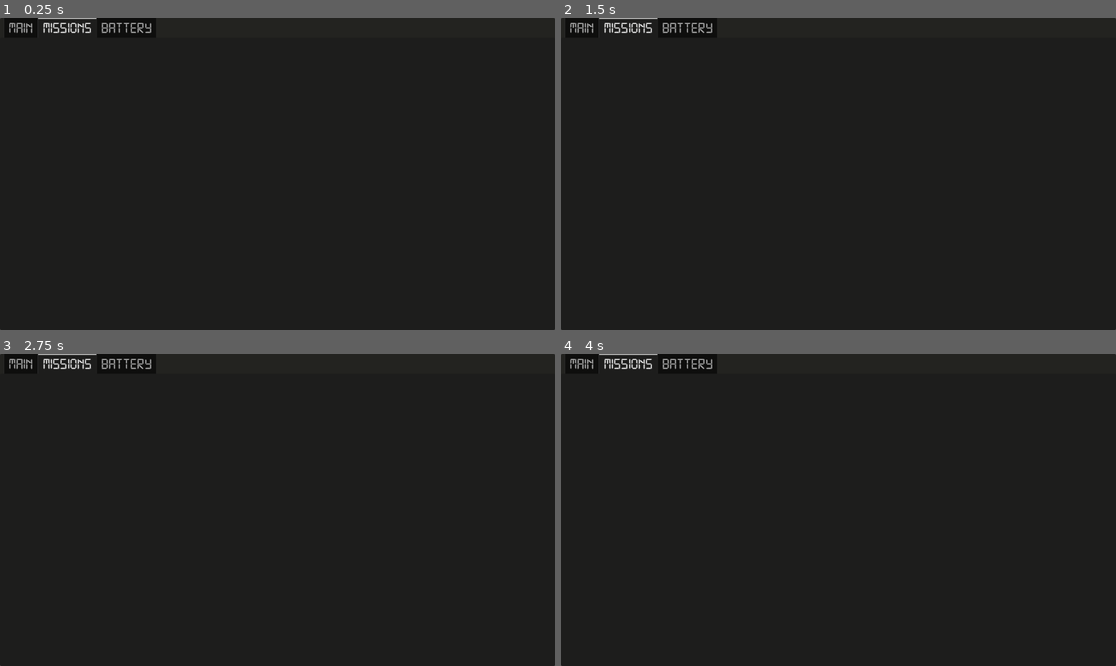
Above: before the commit, frames 1-4 (two rows, left to right).
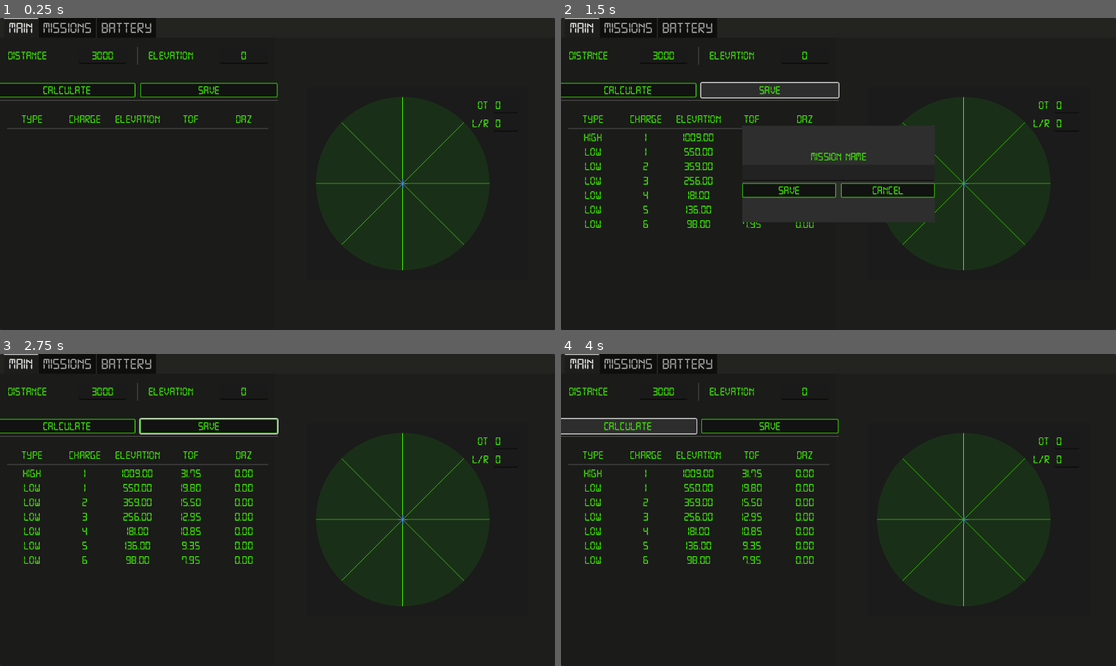
Above: after the commit, the same moments.

Repository: cparadis777/ArmaArtilleryPlanner
Game: Godot game, scene res://UI/main_ui.tscn
Same seed, same stepped clock (60 frames per second), same inputs: the game is played once before the commit and once after it.
Inputs (mouse positions are in pixels of both pictures, inside the frame that each line leads up to):
- Up to frame 1 (0.25 s): no input
- Up to frame 2 (1.5 s): click (627, 89) at 0.5 s, where only the run after the commit has a clickable "Calculate"; click (771, 89) at 1.25 s, where only the run after the commit has a clickable "Save"
- Up to frame 3 (2.75 s): click (227, 525) at 2 s, where only the run after the commit has a clickable "Save"
- Up to frame 4 (4 s): click (627, 425) at 2.75 s, where only the run after the commit has a clickable "Calculate"; click (627, 425) at 3.5 s, where only the run after the commit has a clickable "Calculate"

The runs differ from the first frame. In frame 1, 2.2% of the frame differs, in the area x 0-91%, y 0-81%; in frame 2, 3.6%; in frame 3, 3.8%; in frame 4, 3.7%.

Commit message:
Made the mission bank work, started working on some theme

Diff:
--- a/Resources/MainTheme.tres
+++ b/Resources/MainTheme.tres
@@ -1,6 +1,19 @@
-[gd_resource type="Theme" load_steps=17 format=3 uid="uid://dqk16k73qpqe2"]
+[gd_resource type="Theme" load_steps=18 format=3 uid="uid://dqk16k73qpqe2"]
 
 [ext_resource type="FontFile" uid="uid://j6t8p58ygufe" path="res://Resources/fonts/digital-7.ttf" id="1_8axgl"]
+
+[sub_resource type="StyleBoxFlat" id="StyleBoxFlat_f5rfs"]
+bg_color = Color(0.0705882, 0.0705882, 0.0705882, 1)
+border_width_left = 2
+border_width_top = 2
+border_width_right = 2
+border_width_bottom = 2
+border_color = Color(0.254902, 1, 0, 1)
+border_blend = true
+corner_radius_top_left = 2
+corner_radius_top_right = 2
+corner_radius_bottom_right = 2
+corner_radius_bottom_left = 2
 
 [sub_resource type="Image" id="Image_f5rfs"]
 data = {
@@ -180,6 +193,7 @@
 Button/colors/font_pressed_color = Color(0.254902, 1, 0, 1)
 Button/colors/icon_focus_color = Color(0.254902, 1, 0, 1)
 Button/font_sizes/font_size = 24
+Button/styles/normal = SubResource("StyleBoxFlat_f5rfs")
 HBoxContainer/constants/separation = 10
 Label/colors/font_color = Color(0.254902, 1, 0, 1)
 Label/font_sizes/font_size = 24
--- a/Script/resources/mission.gd
+++ b/Script/resources/mission.gd
@@ -6,3 +6,5 @@
 var solutions: Array
 var elevation: int
 var distance: int
+var ot_adjustment: int
+var lr_adjustment: int
--- /dev/null
+++ b/UI/MissionBank.tscn
@@ -0,0 +1,111 @@
+[gd_scene load_steps=4 format=3 uid="uid://dgxag3fgqemli"]
+
+[ext_resource type="Script" uid="uid://codr5gdtu2yvg" path="res://UI/missions_table.gd" id="1_ebw7p"]
+[ext_resource type="Script" uid="uid://q3yayjcpcd4v" path="res://UI/mission_bank.gd" id="1_ivsfc"]
+[ext_resource type="Script" uid="uid://cd6bpada0jmiy" path="res://UI/solutions_table.gd" id="2_jnkk0"]
+
+[node name="HBoxContainer" type="HBoxContainer"]
+alignment = 1
+script = ExtResource("1_ivsfc")
+
+[node name="VBoxContainer" type="VBoxContainer" parent="."]
+layout_mode = 2
+alignment = 1
+
+[node name="MissionTableHeader" type="HBoxContainer" parent="VBoxContainer"]
+layout_mode = 2
+alignment = 1
+
+[node name="Label" type="Label" parent="VBoxContainer/MissionTableHeader"]
+custom_minimum_size = Vector2(100, 0)
+layout_mode = 2
+text = "Name"
+horizontal_alignment = 1
+
+[node name="Label2" type="Label" parent="VBoxContainer/MissionTableHeader"]
+custom_minimum_size = Vector2(100, 0)
+layout_mode = 2
+text = "Distance"
+horizontal_alignment = 1
+
+[node name="Label3" type="Label" parent="VBoxContainer/MissionTableHeader"]
+custom_minimum_size = Vector2(100, 0)
+layout_mode = 2
+text = "Elevation"
+horizontal_alignment = 1
+
+[node name="Label4" type="Label" parent="VBoxContainer/MissionTableHeader"]
+custom_minimum_size = Vector2(100, 0)
+layout_mode = 2
+
+[node name="Label5" type="Label" parent="VBoxContainer/MissionTableHeader"]
+custom_minimum_size = Vector2(100, 0)
+layout_mode = 2
+
+[node name="HSeparator" type="HSeparator" parent="VBoxContainer"]
+layout_mode = 2
+
+[node name="MissionsTable" type="VBoxContainer" parent="VBoxContainer"]
+unique_name_in_owner = true
+layout_mode = 2
+size_flags_vertical = 2
+alignment = 1
+script = ExtResource("1_ebw7p")
+
+[node name="VSeparator" type="VSeparator" parent="."]
+layout_mode = 2
+size_flags_horizontal = 3
+
+[node name="VBoxContainer2" type="VBoxContainer" parent="."]
+layout_mode = 2
+size_flags_vertical = 3
+alignment = 1
+
+[node name="SolutionHeader" type="HBoxContainer" parent="VBoxContainer2"]
+layout_mode = 2
+alignment = 1
+
+[node name="Type" type="Label" parent="VBoxContainer2/SolutionHeader"]
+custom_minimum_size = Vector2(100, 0)
+layout_mode = 2
+text = "Type"
+horizontal_alignment = 1
+vertical_alignment = 1
+
+[node name="Charge" type="Label" parent="VBoxContainer2/SolutionHeader"]
+custom_minimum_size = Vector2(100, 0)
+layout_mode = 2
+text = "Charge"
+horizontal_alignment = 1
+vertical_alignment = 1
+
+[node name="Elevation" type="Label" parent="VBoxContainer2/SolutionHeader"]
+custom_minimum_size = Vector2(100, 0)
+layout_mode = 2
+text = "Elevation"
+horizontal_alignment = 1
+vertical_alignment = 1
+
+[node name="ToF" type="Label" parent="VBoxContainer2/SolutionHeader"]
+custom_minimum_size = Vector2(100, 0)
+layout_mode = 2
+text = "ToF"
+horizontal_alignment = 1
+vertical_alignment = 1
+
+[node name="dAz" type="Label" parent="VBoxContainer2/SolutionHeader"]
+custom_minimum_size = Vector2(100, 0)
+layout_mode = 2
+text = "dAZ"
+horizontal_alignment = 1
+vertical_alignment = 1
+
+[node name="HSeparator" type="HSeparator" parent="VBoxContainer2"]
+layout_mode = 2
+
+[node name="SolutionsTable" type="VBoxContainer" parent="VBoxContainer2"]
+unique_name_in_owner = true
+layout_mode = 2
+size_flags_vertical = 2
+alignment = 1
+script = ExtResource("2_jnkk0")
--- a/UI/MissionRow.tscn
+++ b/UI/MissionRow.tscn
@@ -7,12 +7,33 @@
 
 [node name="Name" type="Label" parent="."]
 unique_name_in_owner = true
+custom_minimum_size = Vector2(100, 0)
 layout_mode = 2
+horizontal_alignment = 1
 
 [node name="Distance" type="Label" parent="."]
 unique_name_in_owner = true
+custom_minimum_size = Vector2(100, 0)
 layout_mode = 2
+horizontal_alignment = 1
 
 [node name="Elevation" type="Label" parent="."]
 unique_name_in_owner = true
+custom_minimum_size = Vector2(100, 0)
 layout_mode = 2
+horizontal_alignment = 1
+
+[node name="SelectButton" type="Button" parent="."]
+unique_name_in_owner = true
+custom_minimum_size = Vector2(100, 0)
+layout_mode = 2
+text = "LOAD"
+
+[node name="DeleteButton" type="Button" parent="."]
+custom_minimum_size = Vector2(100, 0)
+layout_mode = 2
+theme_override_colors/font_color = Color(1, 0, 0, 1)
+text = "DELETE"
+
+[connection signal="pressed" from="SelectButton" to="." method="_on_select_button_pressed"]
+[connection signal="pressed" from="DeleteButton" to="." method="_on_delete_button_pressed"]
--- a/UI/main_ui.gd
+++ b/UI/main_ui.gd
@@ -14,8 +14,10 @@
 	%PieceSelect.clear()
 	for piece in self.pieces:
 		%PieceSelect.add_item(piece.name)
+
 	%PieceSelect.select(0)
 	self.active_piece = self.pieces[0]
+
 	Arty.simulate_shot(
 		self.active_shell.base_velocity * self.active_piece.charges[3],
 			PI / 4,
@@ -70,9 +72,11 @@
 
 func save_mission() -> void:
 	var popup = self.SavePopUp.instantiate()
+	self._on_calculate_pressed()
 	self.add_child(popup)
 	popup.create_mission.connect(self.create_mission)
 	popup.popup()
+
 
 func create_mission(name: String) -> void:
 	var mission = Mission.new()
@@ -80,5 +84,18 @@
 	mission.distance = int(%Distance.text)
 	mission.elevation = int(%Elevation.text)
 	mission.solutions = %SolutionsTable.current_solutions
+	mission.ot_adjustment = %Target.current_ot_adjustment
+	mission.lr_adjustment = %Target.current_lr_adjustment
 
-	%MissionsTable.add_mission(mission)
+	%MissionBank.add_mission(mission)
+
+func load_mission(mission: Mission) -> void:
+	%Distance.text = "%d" % (mission.distance)
+	%Elevation.text = "%d" % (mission.elevation)
+	%SolutionsTable.load_solutions(mission.solutions)
+	%Target.current_ot_adjustment = mission.ot_adjustment
+	%Target.current_lr_adjustment = mission.lr_adjustment
+
+
+func _on_mission_bank_mission_selected(mission: Mission) -> void:
+	self.load_mission(mission)
--- a/UI/main_ui.tscn
+++ b/UI/main_ui.tscn
@@ -8,7 +8,7 @@
 [ext_resource type="Script" uid="uid://cd6bpada0jmiy" path="res://UI/solutions_table.gd" id="4_g6vbv"]
 [ext_resource type="Theme" uid="uid://dqk16k73qpqe2" path="res://Resources/MainTheme.tres" id="4_pdhop"]
 [ext_resource type="PackedScene" uid="uid://d3qlum2yt1ahk" path="res://UI/Target.tscn" id="6_i5dfn"]
-[ext_resource type="Script" uid="uid://codr5gdtu2yvg" path="res://UI/missions_table.gd" id="9_gjj8c"]
+[ext_resource type="PackedScene" uid="uid://dgxag3fgqemli" path="res://UI/MissionBank.tscn" id="9_gjj8c"]
 
 [node name="MainUi" type="Control"]
 layout_mode = 3
@@ -42,10 +42,9 @@
 grow_vertical = 2
 theme = ExtResource("4_pdhop")
 theme_override_font_sizes/font_size = 32
-current_tab = 1
+current_tab = 0
 
 [node name="MAIN" type="MarginContainer" parent="Panel/TabContainer"]
-visible = false
 layout_mode = 2
 metadata/_tab_index = 0
 
@@ -201,17 +200,13 @@
 metadata/_edit_lock_ = true
 
 [node name="MISSIONS" type="MarginContainer" parent="Panel/TabContainer"]
+visible = false
 layout_mode = 2
 metadata/_tab_index = 1
 
-[node name="HBoxContainer" type="HBoxContainer" parent="Panel/TabContainer/MISSIONS"]
-layout_mode = 2
-alignment = 1
-
-[node name="MissionsTable" type="VBoxContainer" parent="Panel/TabContainer/MISSIONS/HBoxContainer"]
-unique_name_in_owner = true
-layout_mode = 2
-script = ExtResource("9_gjj8c")
+[node name="MissionBank" parent="Panel/TabContainer/MISSIONS" instance=ExtResource("9_gjj8c")]
+unique_name_in_owner = true
+layout_mode = 2
 
 [node name="BATTERY" type="MarginContainer" parent="Panel/TabContainer"]
 visible = false
@@ -285,6 +280,7 @@
 
 [connection signal="pressed" from="Panel/TabContainer/MAIN/HBoxContainer/LeftSide/MarginContainer/VBoxContainer2/VBoxContainer/HBoxContainer/Button" to="." method="_on_calculate_pressed"]
 [connection signal="pressed" from="Panel/TabContainer/MAIN/HBoxContainer/LeftSide/MarginContainer/VBoxContainer2/VBoxContainer/HBoxContainer/SaveButton" to="." method="save_mission"]
+[connection signal="mission_selected" from="Panel/TabContainer/MISSIONS/MissionBank" to="." method="_on_mission_bank_mission_selected"]
 [connection signal="item_selected" from="Panel/TabContainer/BATTERY/HBoxContainer/GridContainer/PieceSelect" to="." method="_on_piece_select_item_selected"]
 [connection signal="item_selected" from="Panel/TabContainer/BATTERY/HBoxContainer/GridContainer/AmmoSelect" to="." method="_on_ammo_select_item_selected"]
 
--- /dev/null
+++ b/UI/mission_bank.gd
@@ -0,0 +1,28 @@
+extends HBoxContainer
+
+class_name MissionBank
+
+
+var missions: Dictionary
+
+
+signal mission_selected(mission: Mission)
+
+func _ready() -> void:
+	%MissionsTable.mission_selected.connect(self._on_mission_selected)
+	%MissionsTable.mission_deleted.connect(self._on_mission_deleted)
+
+func add_mission(mission: Mission) -> void:
+	if mission.name in missions:
+		missions[mission.name].queue_free()
+		missions.erase(mission.name)
+
+	missions[mission.name] = %MissionsTable.add_mission(mission)
+
+func _on_mission_selected(mission: Mission) -> void:
+	self.mission_selected.emit(mission)
+	%SolutionsTable.load_solutions(mission.solutions)
+
+func _on_mission_deleted(mission: Mission) -> void:
+	self.missions[mission.name].queue_free()
+	self.missions.erase(mission.name)
--- a/UI/mission_row.gd
+++ b/UI/mission_row.gd
@@ -1,7 +1,20 @@
 extends HBoxContainer
 class_name MissionRow
 
+var mission: Mission
+
+signal mission_selected(mission: Mission)
+signal mission_deleted(mission: Mission)
+
 func parse_mission(mission: Mission) -> void:
-    %Name.text = mission.name
-    %Distance.text = "%d" % (mission.distance)
-    %Elevation.text = "%d" % (mission.elevation)
+	self.mission = mission
+	%Name.text = mission.name
+	%Distance.text = "%d" % (mission.distance)
+	%Elevation.text = "%d" % (mission.elevation)
+
+func _on_select_button_pressed() -> void:
+	self.mission_selected.emit(self.mission)
+
+
+func _on_delete_button_pressed() -> void:
+	self.mission_deleted.emit(self.mission)
--- a/UI/missions_table.gd
+++ b/UI/missions_table.gd
@@ -3,11 +3,26 @@
 
 const MissionRowScene: PackedScene = preload("res://UI/MissionRow.tscn")
 
+
+signal mission_selected(mission: Mission)
+signal mission_deleted(mission: Mission)
+
 func clear() -> void:
 	for child in self.get_children():
 		child.queue_free()
 
-func add_mission(mission: Mission) -> void:
+func add_mission(mission: Mission) -> MissionRow:
 	var new_row = MissionRowScene.instantiate()
+
 	new_row.parse_mission(mission)
 	self.add_child(new_row)
+	new_row.mission_selected.connect(self._on_mission_selected)
+	new_row.mission_deleted.connect(self._on_mission_deleted)
+	return new_row
+
+
+func _on_mission_selected(mission: Mission) -> void:
+	self.mission_selected.emit(mission)
+
+func _on_mission_deleted(mission: Mission) -> void:
+	self.mission_deleted.emit(mission)
--- a/UI/solutions_table.gd
+++ b/UI/solutions_table.gd
@@ -1,6 +1,7 @@
 extends VBoxContainer
 
 const SolutionRowScene: PackedScene = preload("res://UI/SolutionRow.tscn")
+
 
 var current_solutions: Array
 
Not shown, added: UI/mission_bank.gd.uid
Not shown, added: UI/solution_bank.gd.uid
